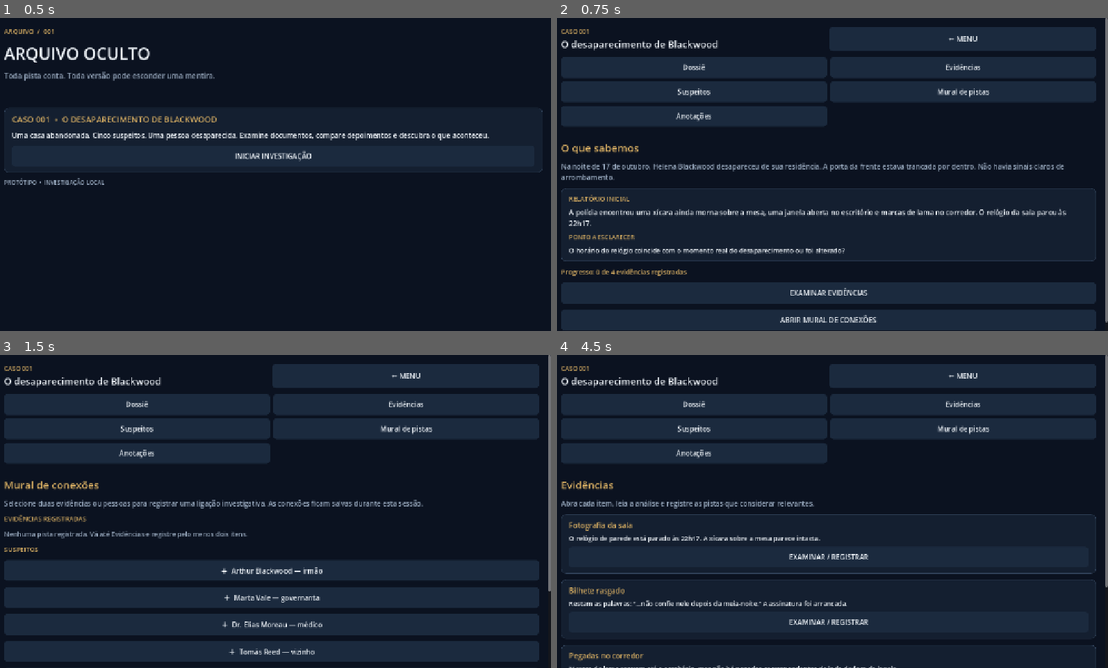
Above: before the commit, frames 1-4 (two rows, left to right).
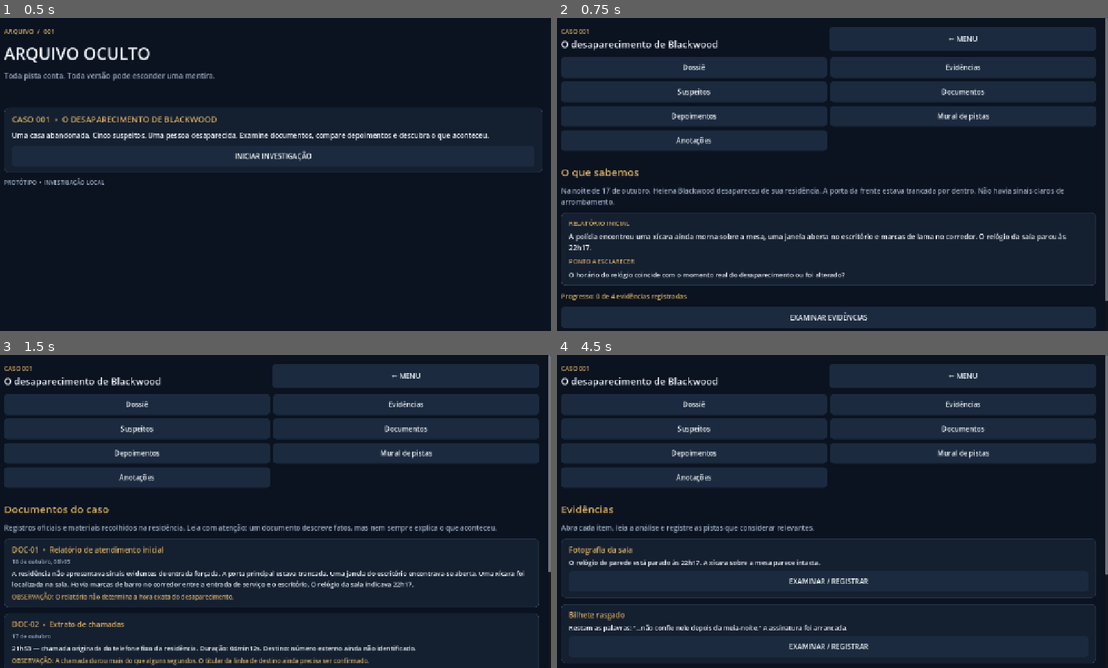
Above: after the commit, the same moments.

Repository: YohBoostel07/arquivo-oculto-android
Game: Godot game, scene res://scenes/main.tscn
Same seed, same stepped clock (60 frames per second), same inputs: the game is played once before the commit and once after it.
Inputs (mouse positions are in pixels of both pictures, inside the frame that each line leads up to):
- Up to frame 1 (0.5 s): no input
- Up to frame 2 (0.75 s): click "INICIAR INVESTIGAÇÃO" at 0.5 s
- Up to frame 3 (1.5 s): click (407, 426) at 1.25 s, where only the run after the commit has a clickable "Documentos"
- Up to frame 4 (4.5 s): click (694, 452) at 2 s, where only the run after the commit has a clickable "Depoimentos"; click "Dossiê" at 2.75 s; click "Dossiê" at 3.5 s; click "Evidências" at 4.25 s

Frame 1 is identical in both runs. In frame 2, 20% of the frame differs, in the area x 0-100%, y 22-100%; in frame 3, 14%; in frame 4, 15%.

Commit message:
Add case documents and witness interview screens

Diff:
--- a/scripts/main.gd
+++ b/scripts/main.gd
@@ -139,6 +139,8 @@
 	tabs.add_child(_button("Dossiê", _show_dossier))
 	tabs.add_child(_button("Evidências", _show_evidence))
 	tabs.add_child(_button("Suspeitos", _show_suspects))
+	tabs.add_child(_button("Documentos", _show_documents))
+	tabs.add_child(_button("Depoimentos", _show_interviews))
 	tabs.add_child(_button("Mural de pistas", _show_board))
 	tabs.add_child(_button("Anotações", _show_notes))
 	content.add_child(HSeparator.new())
@@ -255,6 +257,49 @@
 	connections.erase(connection)
 	_show_board()
 
+
+func _show_documents() -> void:
+	_case_shell()
+	_section("Documentos do caso", "Registros oficiais e materiais recolhidos na residência. Leia com atenção: um documento descreve fatos, mas nem sempre explica o que aconteceu.")
+	var docs := [
+		["DOC-01  •  Relatório de atendimento inicial", "18 de outubro, 08h05", "A residência não apresentava sinais evidentes de entrada forçada. A porta principal estava trancada. Uma janela do escritório encontrava-se aberta. Uma xícara foi localizada na sala. Havia marcas de barro no corredor entre a entrada de serviço e o escritório. O relógio da sala indicava 22h17.", "O relatório não determina a hora exata do desaparecimento."],
+		["DOC-02  •  Extrato de chamadas", "17 de outubro", "21h53 — chamada originada do telefone fixo da residência. Duração: 04min12s. Destino: número externo ainda não identificado.", "A chamada durou mais do que alguns segundos. O titular da linha de destino ainda precisa ser confirmado."],
+		["DOC-03  •  Inventário do escritório", "18 de outubro, 10h30", "Janela destrancada. Cortina parcialmente úmida devido à chuva. Nenhum vidro quebrado. Uma gaveta estava aberta. Não foram observados sinais claros de luta.", "A janela aberta não prova que alguém entrou ou saiu por ela."],
+		["DOC-04  •  Fragmento recuperado da lareira", "18 de outubro", "Fragmento de papel parcialmente queimado: “...não confie nele depois da meia-noite.” A parte inferior, onde poderia estar a assinatura, não foi preservada.", "O texto não identifica quem escreveu o bilhete ou a pessoa mencionada."]
+	]
+	for doc in docs:
+		var panel := PanelContainer.new()
+		_style_panel(panel)
+		content.add_child(panel)
+		var body := VBoxContainer.new()
+		body.add_theme_constant_override("separation", 7)
+		panel.add_child(body)
+		body.add_child(_label(doc[0], 17, GOLD))
+		body.add_child(_label(doc[1], 13, MUTED))
+		body.add_child(_label(doc[2], 15, WHITE))
+		body.add_child(_label("OBSERVAÇÃO: " + doc[3], 14, GOLD))
+
+func _show_interviews() -> void:
+	_case_shell()
+	_section("Depoimentos", "Relatos iniciais registrados pela investigação. Compare horários e detalhes com os documentos antes de tirar conclusões.")
+	var interviews := [
+		["Arthur Blackwood  •  Irmão", "“Saí às 21h30. Helena estava na sala e não parecia preocupada. Não voltei naquela noite.”", "A saída às 21h30 ainda não tem confirmação independente."],
+		["Marta Vale  •  Governanta", "“Ouvi uma discussão no escritório pouco antes das 22h. Não reconheci a segunda voz. Depois fui para meus aposentos.”", "Marta foi a primeira pessoa a comunicar o desaparecimento pela manhã."],
+		["Dr. Elias Moreau  •  Médico", "“Estive na residência durante a tarde, conforme agendado. Deixei a propriedade antes do jantar e não retornei.”", "A visita da tarde consta no livro de visitas; o restante precisa de confirmação."],
+		["Tomás Reed  •  Vizinho", "“Vi uma luz no andar superior por volta das 23h10. Não vi ninguém entrando ou saindo.”", "Uma luz acesa não confirma que Helena ainda estava na residência."],
+		["Clara Nunes  •  Amiga", "“Helena me ligou às 21h53, mas a chamada caiu quase imediatamente. Não consegui conversar com ela.”", "O extrato registra uma chamada com duração de 4 minutos e 12 segundos. A divergência exige esclarecimento, mas não prova culpa."]
+	]
+	for interview in interviews:
+		var panel := PanelContainer.new()
+		_style_panel(panel)
+		content.add_child(panel)
+		var body := VBoxContainer.new()
+		body.add_theme_constant_override("separation", 7)
+		panel.add_child(body)
+		body.add_child(_label(interview[0], 17, GOLD))
+		body.add_child(_label(interview[1], 15, WHITE))
+		body.add_child(_label("PONTO A VERIFICAR: " + interview[2], 14, MUTED))
+
 func _show_notes() -> void:
 	_case_shell()
 	_section("Caderno do investigador", "Anote teorias, horários e perguntas. O conteúdo permanece enquanto o jogo estiver aberto.")
